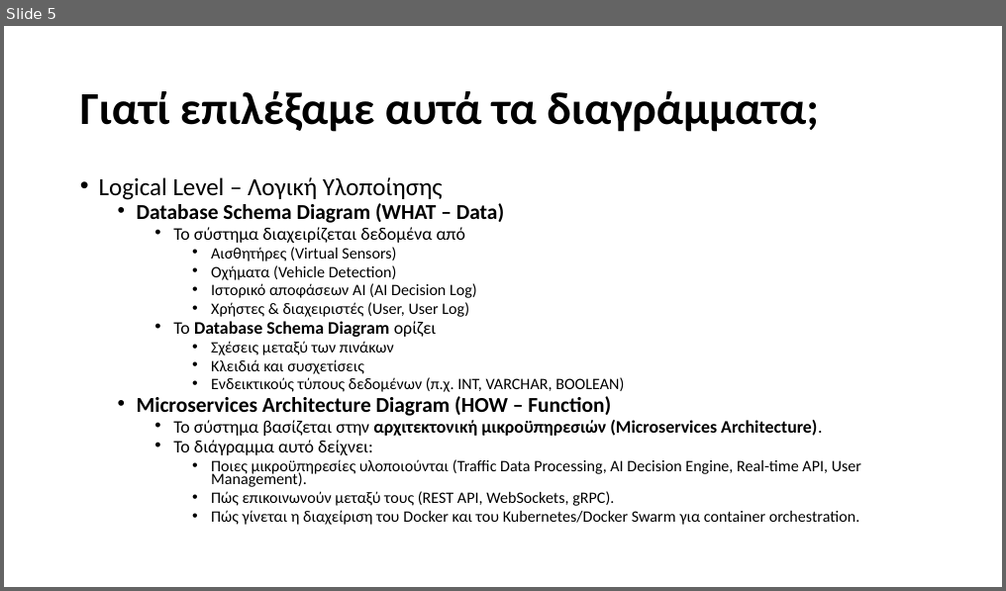
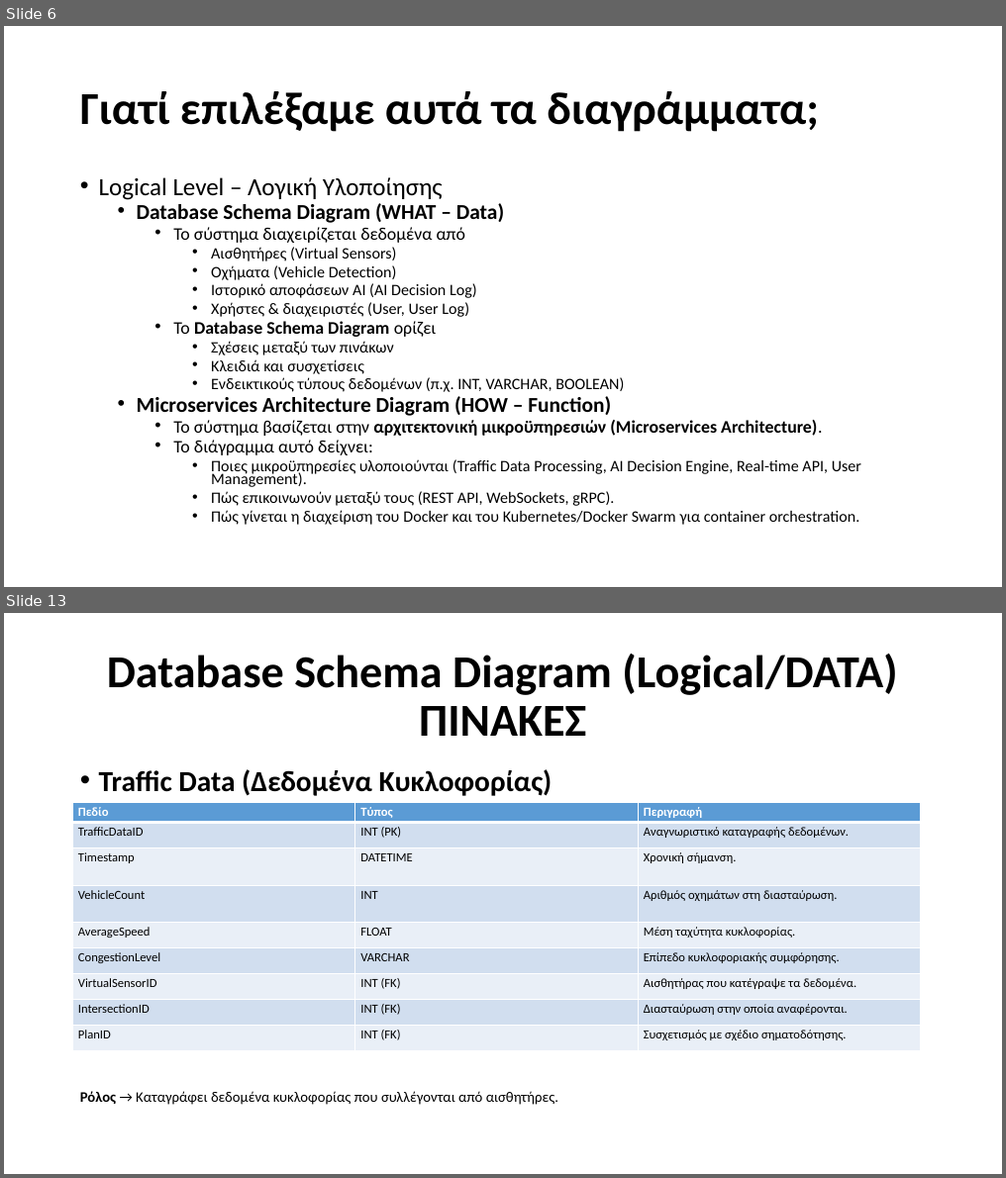
Before and after one commit to Ath21/STL_Drive, a slide deck: Presentation.pptx. Shown one above the other, each under a label of ours: slide 5 before the commit, slides 6 and 13 after it; the slides between them are not shown. The pictures are 1006x591 and 1006x1178 pixels, drawn with LibreOffice and Linux fonts; fonts in the diff are those of the drawing. Boxes give left, top, right and bottom in pixels: in the first picture for what was removed or moved away, otherwise in the second. Text is boxed around its words. In the diff, an @@ line names an element or a change of style, - is before the commit and + after.

```diff
--- a/Presentation.pptx
+++ b/Presentation.pptx
@@ slide 13 added at [4,613,1002,1174], background #FFFFFF @@
@@ title added at [107,654,897,736], 44 pt, text #000000, bold @@
+Database Schema Diagram (Logical/DATA)
+ΠΙΝΑΚΕΣ
@@ text added at [80,769,558,1105], 14 pt, text #000000 @@
+• Traffic Data (Δεδομένα Κυκλοφορίας)
+Ρόλος → Καταγράφει δεδομένα κυκλοφορίας που συλλέγονται από αισθητήρες.
@@ table added at [73,802,922,1052], 9 rows, 3 columns @@
+Πεδίο | Τύπος | Περιγραφή
+TrafficDataID | INT (PK) | Αναγνωριστικό καταγραφής δεδομένων.
+Timestamp | DATETIME | Χρονική σήμανση.
+VehicleCount | INT | Αριθμός οχημάτων στη διασταύρωση.
+AverageSpeed | FLOAT | Μέση ταχύτητα κυκλοφορίας.
+CongestionLevel | VARCHAR | Επίπεδο κυκλοφοριακής συμφόρησης.
+VirtualSensorID | INT (FK) | Αισθητήρας που κατέγραψε τα δεδομένα.
+IntersectionID | INT (FK) | Διασταύρωση στην οποία αναφέρονται.
+PlanID | INT (FK) | Συσχετισμός με σχέδιο σηματοδότησης.
@@ what was slide 5 is now slide 6 @@
```
Also in this commit, not shown: 5 slides changed, 13 other slides added, 2 slides removed, 1 other file.
